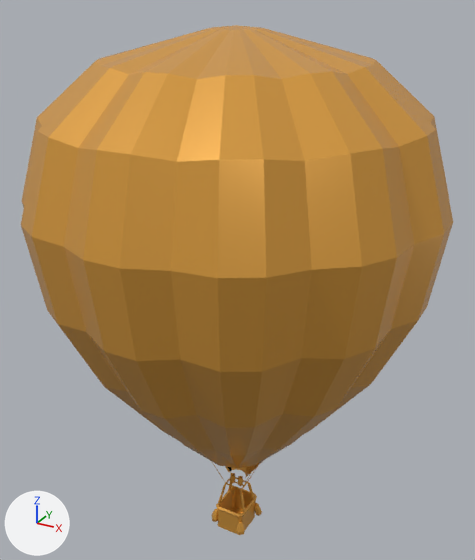
The glTF model public/models/balloon-stripes.glb: old version first, new version second.
One viewpoint serves both versions: a 50 mm camera at (11.8, -21.5, 23.5) aimed at (-0.2, 0.5, 12.5). The lights are fixed; the arrows at lower left show +X, +Y and +Z. Where no turn or scale is listed for an object, it has been applied to the vertices.

Before the edit, the objects in view are built like this:
```python
me_balloon_stripes = bpy.data.meshes.new('balloon-stripes')
me_balloon_stripes.from_pydata(...)  # 769 vertices, 1426 faces; spans x -8.0..8.0, y -8.0..8.0, z 0.0..22.4
me_balloon_stripes.materials.append(mat_lowpoly_colors)  # orange #e7a747
ob_balloon_stripes = bpy.data.objects.new('balloon-stripes', me_balloon_stripes)
ob_balloon_stripes.location = (0.0, 0.0, 0.0)
```
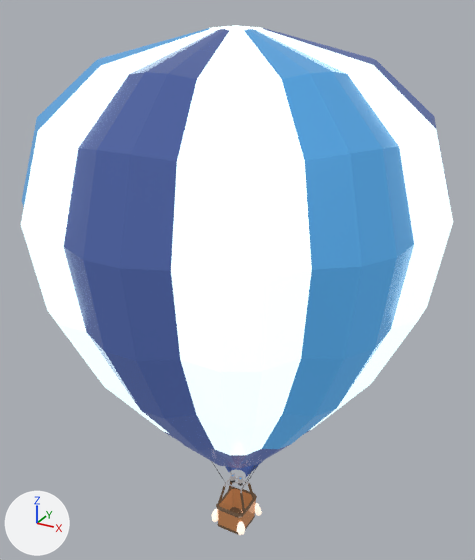
Where the change shows, as pixel boxes [x1, y1, x2, y2] in the pictures (475 x 560 px):
'balloon-stripes', recoloured: [21, 25, 453, 535] in both

Patch to the scene script:
```diff
--- a/public/models/balloon-stripes.glb.py
+++ b/public/models/balloon-stripes.glb.py
@@ img_base @@
+img_base = load_image('base', '_unpacked/base', 1024, 1024, 'sRGB')
@@ mat_lowpoly_colors_001 @@
+mat_lowpoly_colors_001 = bpy.data.materials.new('LOWPOLY-COLORS.001')
+# uses the picture img_base
@@ me_balloon_stripes @@
 me_balloon_stripes.from_pydata(...)  # 769 vertices, 1426 faces; spans x -8.0..8.0, y -8.0..8.0, z 0.0..22.4
-me_balloon_stripes.materials.append(mat_lowpoly_colors)  # orange #e7a747
+me_balloon_stripes.materials.append(mat_lowpoly_colors_001)
```
